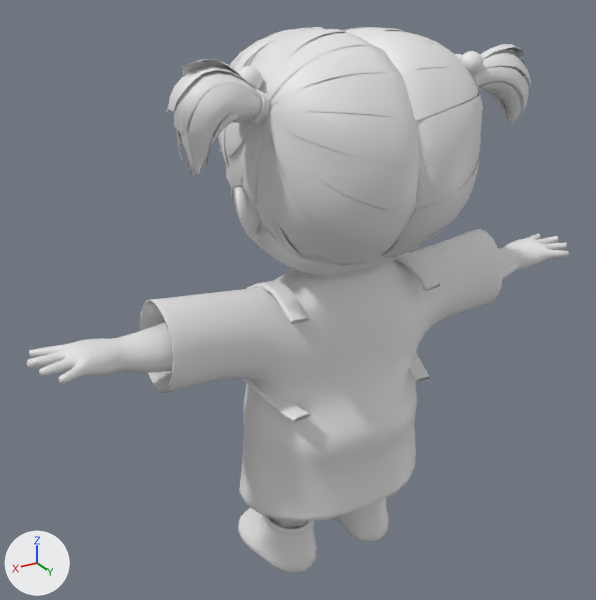
The FBX model unity_project/BabyNightmare/Assets/Fbxs/Player.fbx, before and after one commit.
One viewpoint serves both versions: a camera (50 mm lens) standing at (2.08, 3.08, 3.12) and looking at (0.15, -0.14, 1.51). Arrows for +X, +Y and +Z are at lower left; the lights stay in place. Where no turn or scale is listed for an object, it has been applied to the vertices. Vertices at the same position are counted once.

Before the edit, the objects in view are built like this:
```python
me_player = bpy.data.meshes.new('Player')
me_player.from_pydata(...)  # 14360 vertices, 13376 faces; spans x -1.5..1.5, y -0.58..0.58, z 0.0..2.8
me_player.materials.append(mat_player)  # its picture is missing
ob_player = bpy.data.objects.new('Player', me_player)
ob_player.location = (0.0, 0.0, 0.0)
```
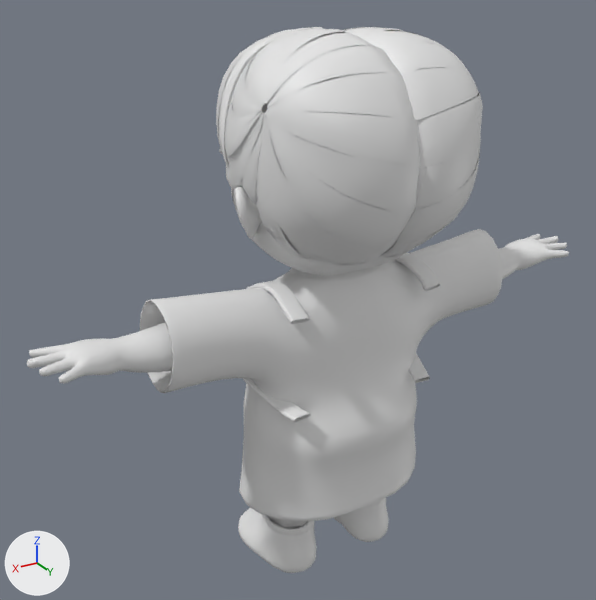
What the commit changed:
me_player is used by ob_player; location (0.0, 0.0, 0.0).
me_player had 14360 vertices, 13376 faces and spanned x -1.5..1.5, y -0.58..0.58, z 0.0..2.8.
me_player now has 11280 vertices, 10422 faces and spans x -1.5..1.5, y -0.58..0.58, z 0.0..2.8.
me_player part 1: 31 loose pieces with 3080 vertices, spanning x -0.92..0.91, y 0.06..0.31, z 2.3..2.73, are deleted.

Boxes (x1, y1, x2, y2) around the edits, measured in the pictures (596 x 600 px):
part 1 of me_player, deleted: before (167, 44, 532, 176)
